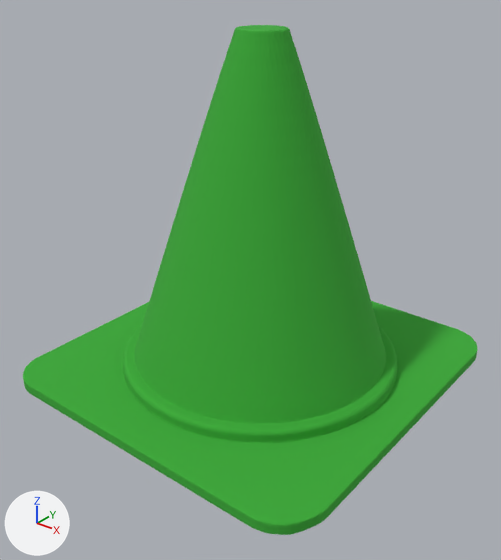
Two versions of the OBJ model public/Huetchen/huetchen.obj, one commit apart.
Before and after are seen from a 50 mm lens placed at (2.68, -7.34, 6.48), pointed at (-2.88, -0.39, 2.17). The axes (+X, +Y, +Z) are drawn at lower left. The lights are the same throughout. Where no turn or scale is listed for an object, it has been applied to the vertices.

The first picture shows '272876_23_05_11_13_31_21_1'.
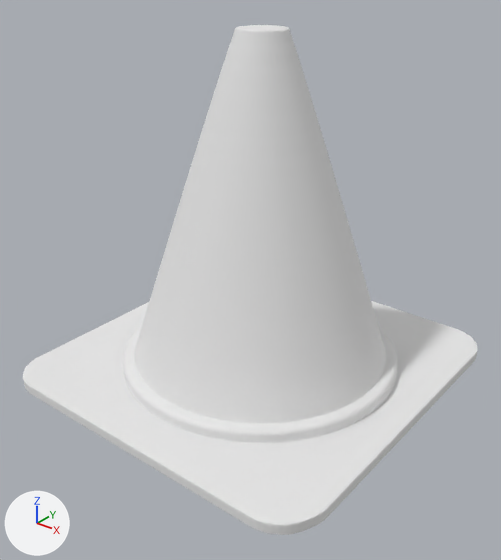
Boxes (x1, y1, x2, y2) around the edits, measured in the pictures (501 x 560 px):
'272876_23_05_11_13_31_21_1', recoloured (green to white): (23, 25, 477, 535) in both

Diff of the bpy script that builds the scene:
```diff
--- a/public/Huetchen/huetchen.obj.py
+++ b/public/Huetchen/huetchen.obj.py
@@ mat_huetchen @@
+mat_huetchen = principled_material('huetchen')
+mat_huetchen.base_color = (0.8, 0.8, 0.8)  # white #e7e7e7
+mat_huetchen.roughness = 1.0
@@ me_272876_23_05_11_13_31_21_1 @@
 me_272876_23_05_11_13_31_21_1.from_pydata(...)  # 4001 vertices, 7998 faces; spans x -5.7..-0.39, y -2.74..2.74, z 0.5..5.52
-me_272876_23_05_11_13_31_21_1.materials.append(mat_272876_23_05_11_13_31_21_1)  # picture img_272876_23_05_11_13_31_21_1_color_png
+me_272876_23_05_11_13_31_21_1.materials.append(mat_huetchen)  # white #e7e7e7
```
